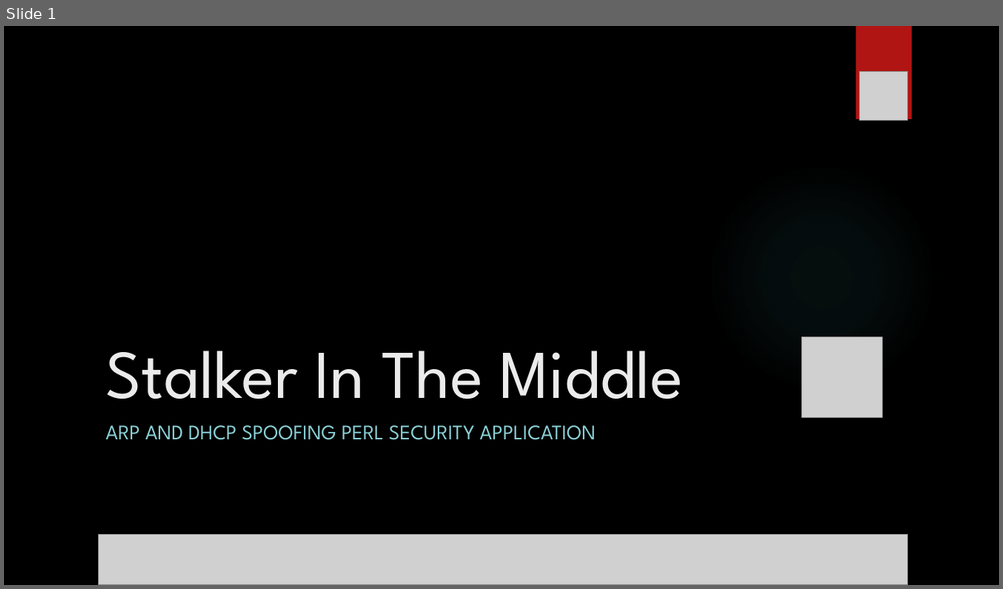
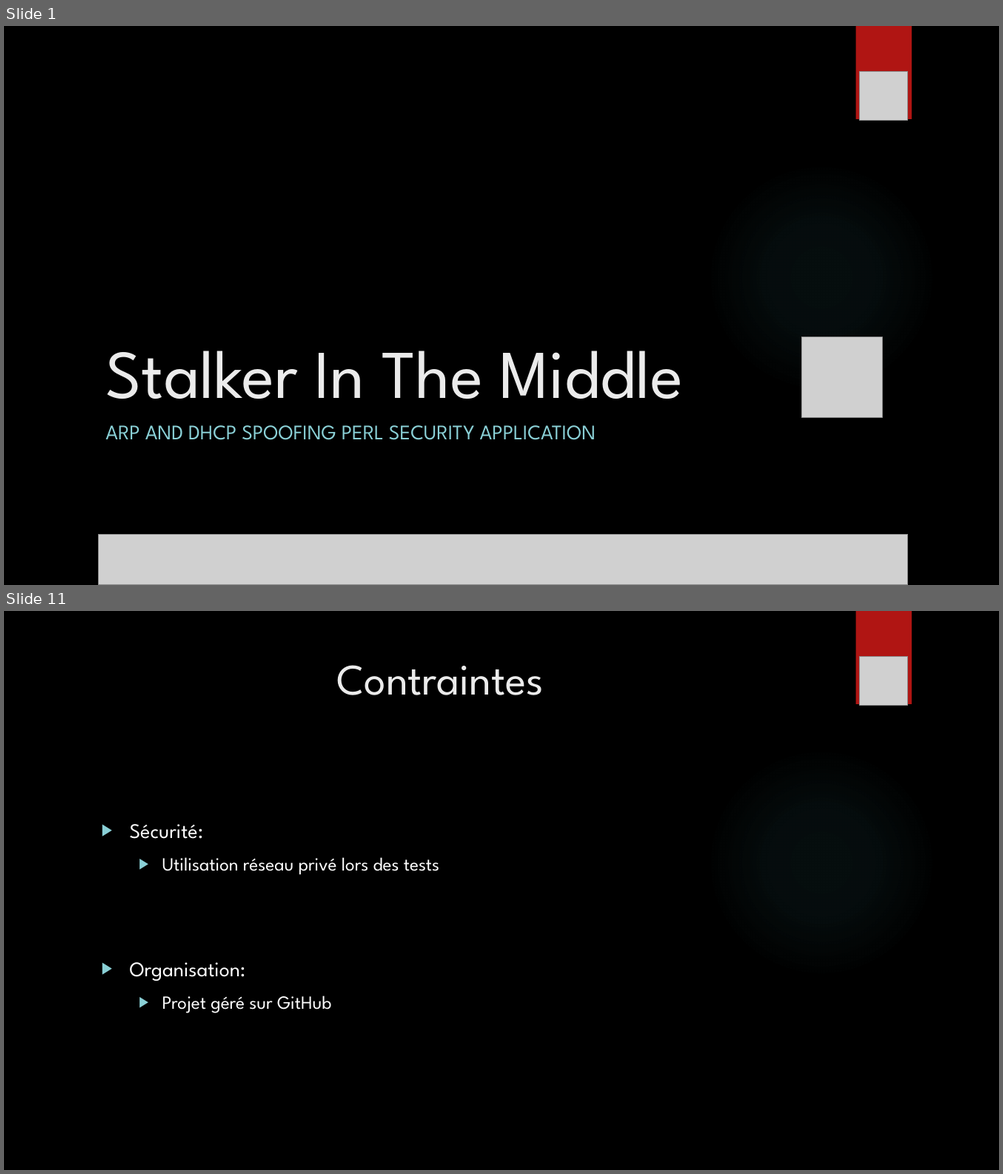
Before and after one commit to Inpeel/SITM, a slide deck: Avant-Projet/Stalker In The Middle.pptx. Shown one above the other, each under a label of ours: slide 1 before the commit, slides 1 and 11 after it; the slides between them are not shown. The pictures are 1003x589 and 1003x1174 pixels, drawn with LibreOffice and Linux fonts; fonts in the diff are those of the drawing; grey boxes stand for pictures; background and template pictures are left out. Boxes give left, top, right and bottom in pixels: in the first picture for what was removed or moved away, otherwise in the second. Text is boxed around its words. In the diff, an @@ line names an element or a change of style, - is before the commit and + after.

```diff
--- a/Avant-Projet/Stalker In The Middle.pptx
+++ b/Avant-Projet/Stalker In The Middle.pptx
@@ slide 11 added at bbox=[4, 611, 999, 1170], background picture (left out); not listed: 2 template elements that a slide beside it also shows @@
@@ title added at bbox=[337, 665, 544, 695], 42 pt, text #EBEBEB @@
+Contraintes
@@ picture added at bbox=[859, 657, 908, 705] @@
@@ text added at bbox=[130, 824, 439, 1014], 18 pt, text #FFFFFF @@
+▶ Sécurité:
+  ▶ Utilisation réseau privé lors des tests
+▶ Organisation:
+  ▶ Projet géré sur GitHub
```
Also in this commit, not shown: 3 slides changed, 14 other slides added, 5 slides removed, 1 other file.
